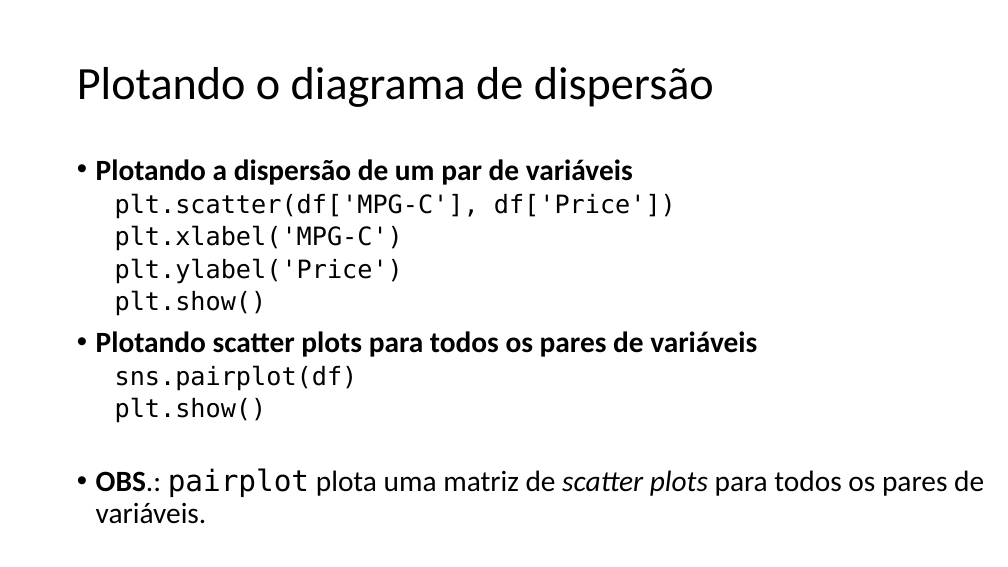
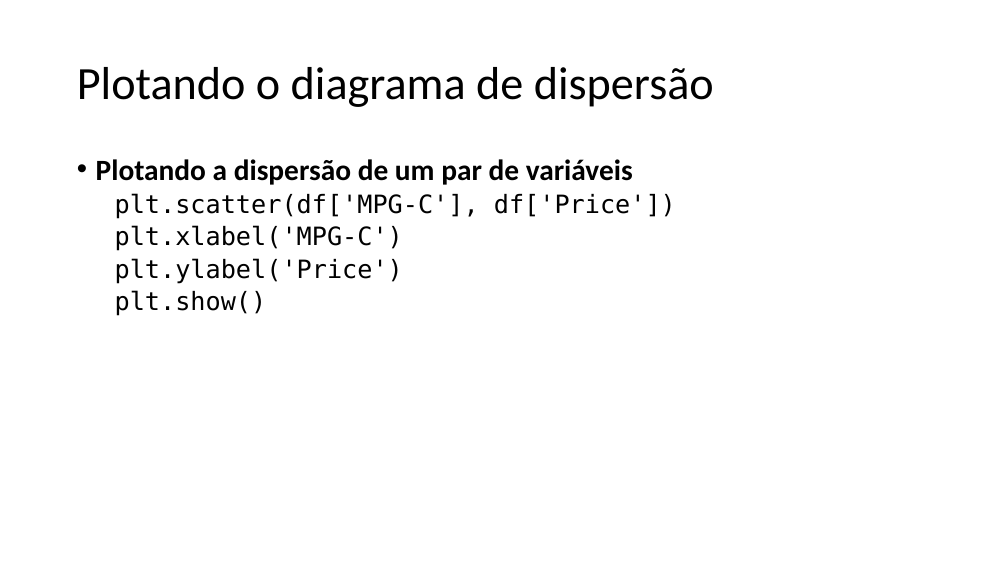
Before and after one commit to zz4fap/c24_inteligencia_artificial, a slide deck: slide 49 of slides/C24_EDA.pptx (slide 50 before the commit). Drawn at 1008x567 pixels with LibreOffice and Linux fonts; fonts in the diff are those of the drawing. Boxes give left, top, right and bottom in pixels: in the first picture for what was removed or moved away, otherwise in the second. Text is boxed around its words. In the diff, an @@ line names an element or a change of style, - is before the commit and + after.

```diff
--- a/slides/C24_EDA.pptx
+++ b/slides/C24_EDA.pptx
@@ text at [96, 331, 984, 524]: paragraphs removed @@
-• Plotando scatter plots para todos os pares de variáveis
-  sns.pairplot(df)
-  plt.show()
-• OBS.: pairplot plota uma matriz de scatter plots para todos os pares de variáveis.
```
Also in this commit, not shown: 9 other slides changed, 1 other file.
